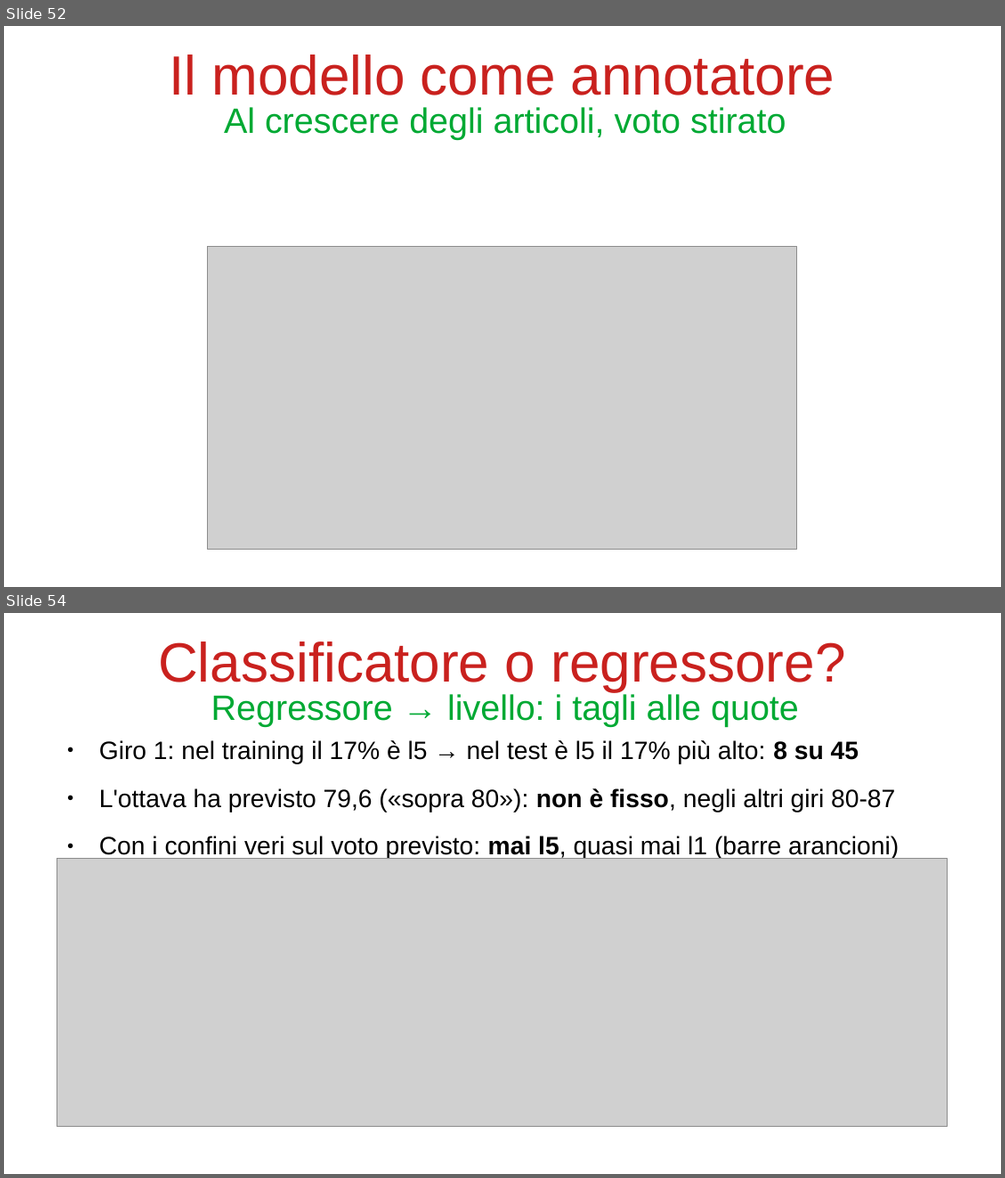
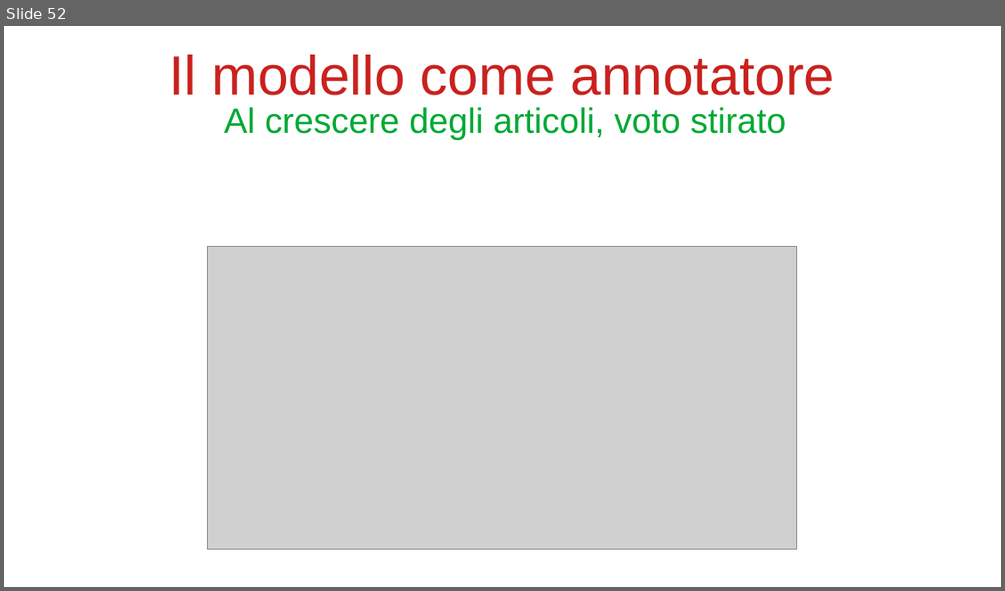
Before and after one commit to bianchi-john/PublisherClassification, a slide deck: Presentazioni/Stato finale/FinalState.odp. Shown one above the other, each under a label of ours: slides 52 and 54 before the commit, slide 52 after it; the slides between them are not shown. The pictures are 1005x1178 and 1005x591 pixels, drawn with LibreOffice and Linux fonts; fonts in the diff are those of the drawing; grey boxes stand for pictures. Boxes give left, top, right and bottom in pixels: in the first picture for what was removed or moved away, otherwise in the second. Text is boxed around its words. In the diff, an @@ line names an element or a change of style, - is before the commit and + after.

```diff
--- a/Presentazioni/Stato finale/FinalState.odp
+++ b/Presentazioni/Stato finale/FinalState.odp
@@ slide 54 removed at (x1=4, y1=613, x2=1001, y2=1174), background #FFFFFF @@
@@ title removed at (x1=158, y1=641, x2=845, y2=691) @@
-Classificatore o regressore?
@@ title removed at (x1=211, y1=692, x2=799, y2=727) @@
-Regressore → livello: i tagli alle quote
@@ text removed at (x1=99, y1=740, x2=898, y2=860) @@
-● Giro 1: nel training il 17% è l5 → nel test è l5 il 17% più alto: 8 su 45
-● L'ottava ha previsto 79,6 («sopra 80»): non è fisso, negli altri giri 80-87
-● Con i confini veri sul voto previsto: mai l5, quasi mai l1 (barre arancioni)
@@ picture removed at (x1=57, y1=859, x2=947, y2=1127) @@
```
Also in this commit, not shown: 3 other slides removed, 4 other files.
